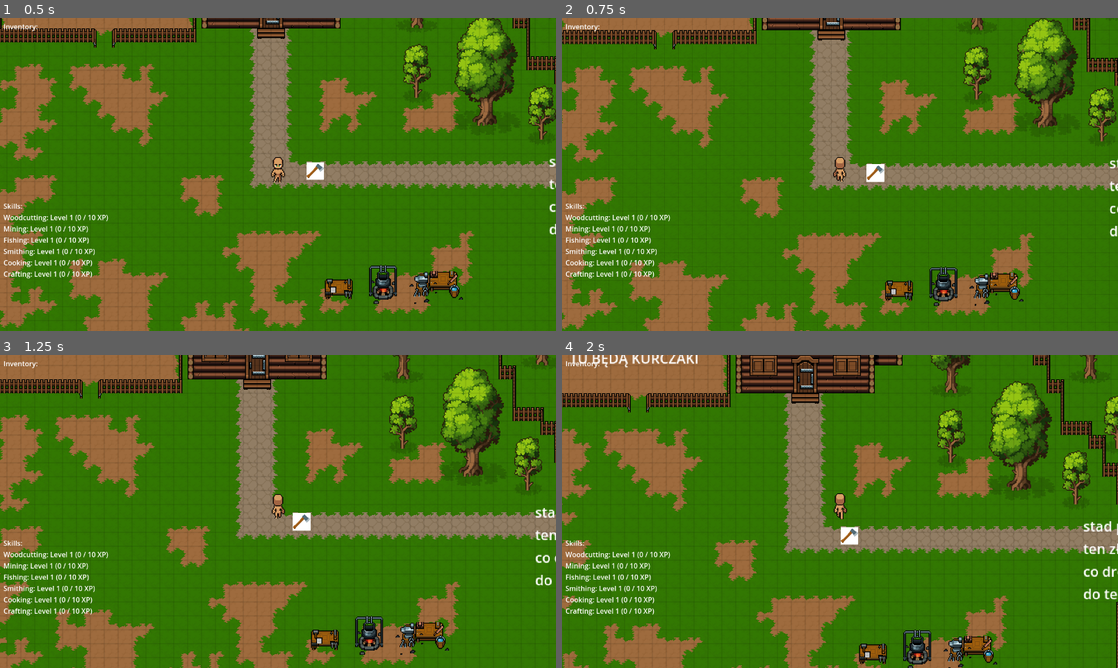
Above: before the commit, frames 1-4 (two rows, left to right).
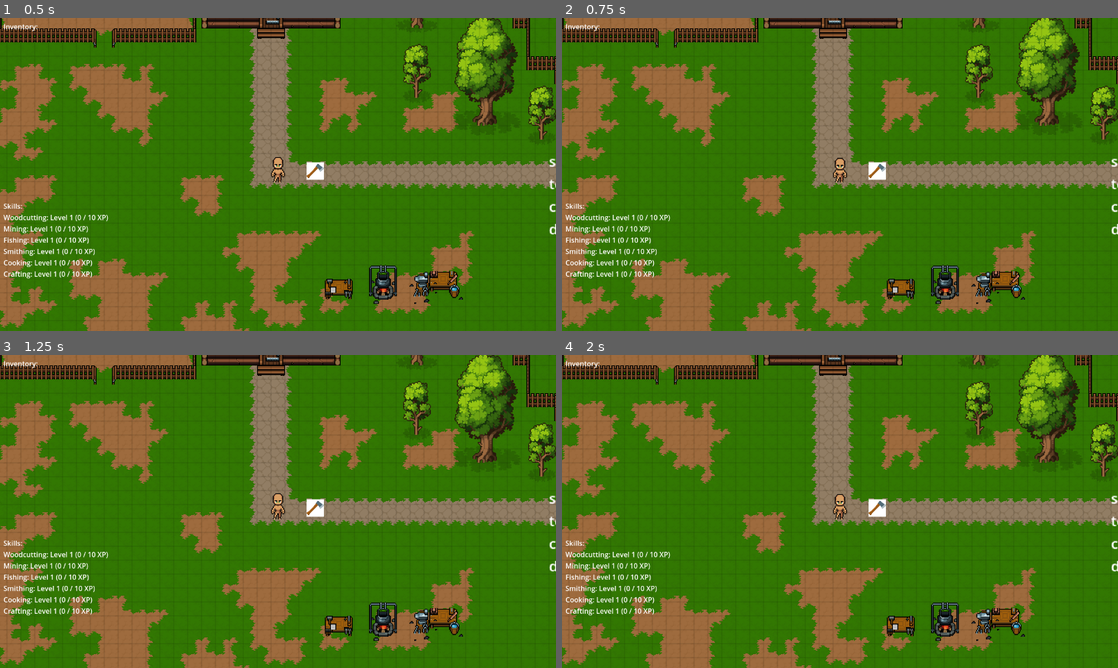
Above: after the commit, the same moments.

Repository: Stroin/2DScape
Game: Godot game, scene res://Scenes/KelduinTest.tscn
Two runs of this game, one before a commit and one after it. Both use one fixed random seed, a clock stepped at 60 frames per second and the inputs below. The project has no main scene, so this scene is started directly.
Inputs (mouse positions are in pixels of both pictures, inside the frame that each line leads up to):
- Up to frame 1 (0.5 s): no input
- Up to frame 2 (0.75 s): tap Enter at 0.5 s; drag from (1051, 71) to (840, 174) at 0.52 s
- Up to frame 3 (1.25 s): no input
- Up to frame 4 (2 s): drag from (1090, 461) to (967, 420) at 1.27 s

Frame 1 is identical in both runs. In frame 2, 12% of the frame differs, in the area x 0-100%, y 0-100%; in frame 3, 34%; in frame 4, 48%.

Commit message:
interactablepathfinding

Diff:
--- a/Scripts/GridManager.gd
+++ b/Scripts/GridManager.gd
@@ -100,6 +100,41 @@
 			if space.intersect_point(query).size() > 0:
 				astar_grid.set_point_solid(cell, true)
 
+	# 3) mark interactable prefabs as solid so A* routes around them
+	for interactable in get_tree().get_nodes_in_group("interactable"):
+		var shape_node = interactable.get_node_or_null("CollisionShape2D")
+		if shape_node and shape_node.shape:
+			# get local AABB of the shape...
+			var aabb = shape_node.shape.get_rect()
+			# ...then compute its world-space AABB by transforming each corner
+			var gt = shape_node.get_global_transform()
+			var p0 = gt * aabb.position
+			var p1 = gt * (aabb.position + Vector2(aabb.size.x, 0))
+			var p2 = gt * (aabb.position + Vector2(0, aabb.size.y))
+			var p3 = gt * (aabb.position + aabb.size)
+			var min_x = min(p0.x, p1.x, p2.x, p3.x)
+			var max_x = max(p0.x, p1.x, p2.x, p3.x)
+			var min_y = min(p0.y, p1.y, p2.y, p3.y)
+			var max_y = max(p0.y, p1.y, p2.y, p3.y)
+			var world_aabb = Rect2(
+				Vector2(min_x, min_y),
+				Vector2(max_x - min_x, max_y - min_y)
+			)
+			# compute covered cells
+			var start_cell = Vector2i(
+				int(floor(world_aabb.position.x / cell_size.x)),
+				int(floor(world_aabb.position.y / cell_size.y))
+			)
+			var end_cell = Vector2i(
+				int(floor((world_aabb.position.x + world_aabb.size.x) / cell_size.x)),
+				int(floor((world_aabb.position.y + world_aabb.size.y) / cell_size.y))
+			)
+			for x in range(start_cell.x, end_cell.x + 1):
+				for y in range(start_cell.y, end_cell.y + 1):
+					var cell = Vector2i(x, y)
+					if astar_grid.is_in_boundsv(cell):
+						astar_grid.set_point_solid(cell, true)
+
 	queue_redraw()
 	emit_signal("grid_initialized")
 
